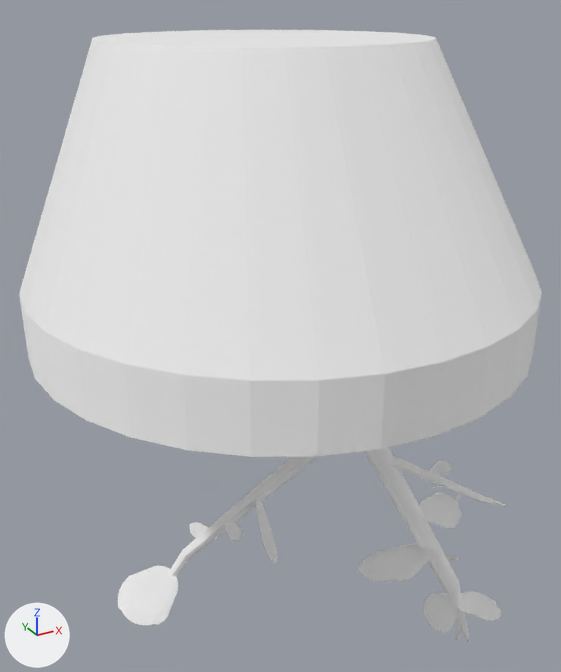
Renders of the glTF model models/plant2.glb from each side of a commit.
The view is the same before and after, from a 50 mm lens placed at (-1.43, -2.6, 0.0), pointed at (0.05, 0.08, -1.34). Every picture has the same lights, and +X, +Y and +Z are marked at lower left.

The first picture shows 'tree'.
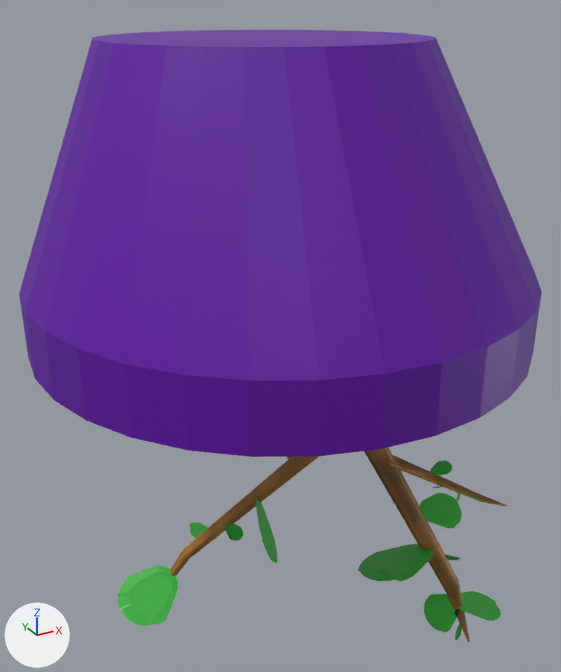
Location of each change, (x1, y1, x2, y2) in pixels of the pictures (561 x 672 px):
'tree', recoloured (white to purple): (19, 30, 542, 642) in both

Patch to the scene script:
```diff
--- a/models/plant2.glb.py
+++ b/models/plant2.glb.py
@@ img_pottedplant2 @@
+img_pottedplant2 = load_image('pottedplant2', '_unpacked/pottedplant2', 1024, 1024, 'sRGB')
@@ mat_material_002 @@
+mat_material_002 = bpy.data.materials.new('Material.002')
+# uses the picture img_pottedplant2
@@ me_cylinder_001 @@
 me_cylinder_001.from_pydata(...)  # 1926 vertices, 3859 faces; spans x -12.3..15.4, y -13.5..14.2, z -19.7..22.5
-me_cylinder_001.materials.append(mat_material_001)
+me_cylinder_001.materials.append(mat_material_002)
```
